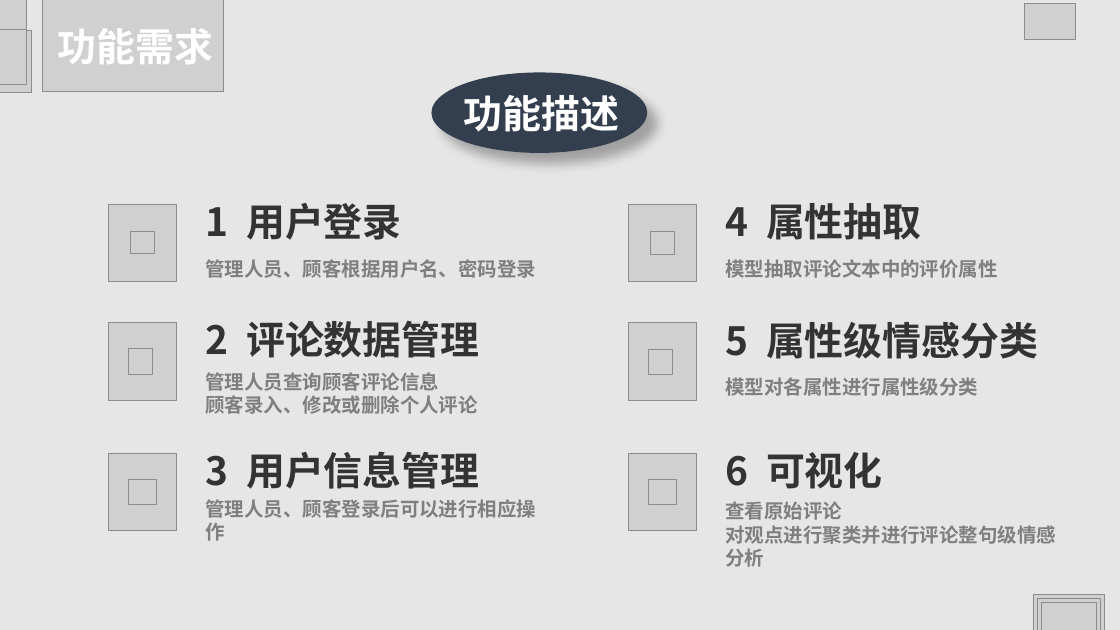
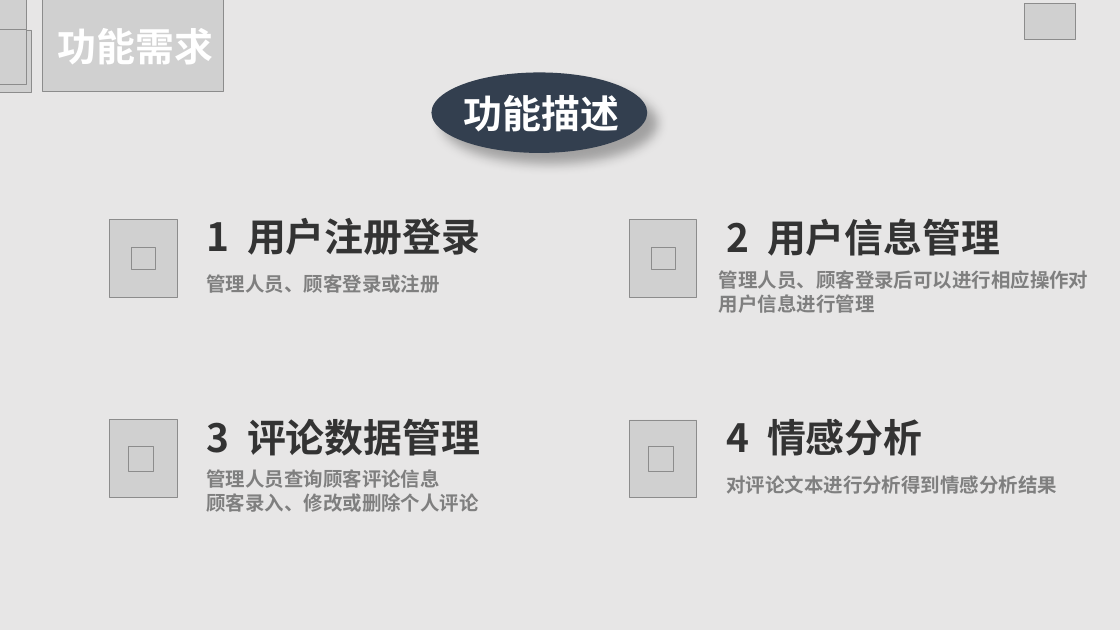
Before and after one commit to HJHGJGHHG/Sentiment-Analysis-System, a slide deck: slide 13 of 文档/PPT.pptx. Drawn at 1120x630 pixels with LibreOffice and Linux fonts; fonts in the diff are those of the drawing; grey boxes stand for pictures. Boxes give left, top, right and bottom in pixels: in the first picture for what was removed or moved away, otherwise in the second. Text is boxed around its words. In the diff, an @@ line names an element or a change of style, - is before the commit and + after.

```diff
--- a/文档/PPT.pptx
+++ b/文档/PPT.pptx
@@ text removed at [725, 203, 922, 240] @@
-4 属性抽取
@@ text at [206, 218, 480, 255]: text changed @@
-1 用户登录
+1 用户注册登录
@@ text at [726, 218, 1000, 256]: text changed @@
-3 用户信息管理
+2 用户信息管理
@@ 4 pictures: place and size @@
-4 pictures at [109, 204, 696, 282]
+4 pictures at [110, 219, 696, 298]
@@ text removed at [725, 259, 997, 278] @@
-模型抽取评论文本中的评价属性
@@ text at [206, 274, 439, 293]: text changed @@
-管理人员、顾客根据用户名、密码登录
+管理人员、顾客登录或注册
@@ text at [719, 270, 1088, 313]: text changed @@
-管理人员、顾客登录后可以进行相应操作
+管理人员、顾客登录后可以进行相应操作对用户信息进行管理
@@ text at [206, 418, 480, 456]: text changed @@
-2 评论数据管理
+3 评论数据管理
@@ text at [726, 419, 923, 456]: text changed @@
-5 属性级情感分类
+4 情感分析
@@ picture removed at [109, 453, 176, 530] @@
@@ picture removed at [128, 479, 157, 504] @@
@@ 4 pictures, 1 text: place and size @@
-4 pictures, 1 text at [109, 323, 696, 414]
+4 pictures, 1 text at [110, 420, 696, 512]
@@ picture removed at [629, 453, 696, 531] @@
@@ text removed at [725, 452, 883, 489] @@
-6 可视化
@@ text at [726, 475, 1057, 494]: text changed @@
-模型对各属性进行属性级分类
+对评论文本进行分析得到情感分析结果
@@ picture removed at [648, 480, 677, 505] @@
@@ text removed at [725, 501, 1056, 567] @@
-查看原始评论
-对观点进行聚类并进行评论整句级情感分析
@@ picture removed at [1033, 594, 1104, 630] @@
@@ picture removed at [1037, 598, 1100, 630] @@
@@ picture removed at [1041, 603, 1096, 630] @@
```
Also in this commit, not shown: 11 other slides changed, 3 slides added, 5 slides removed, 4 other files.
